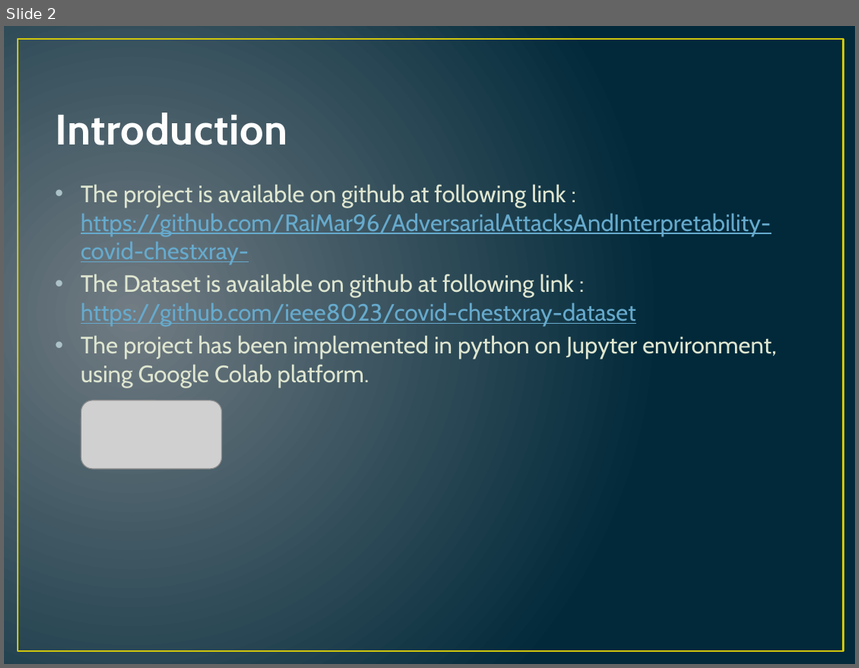
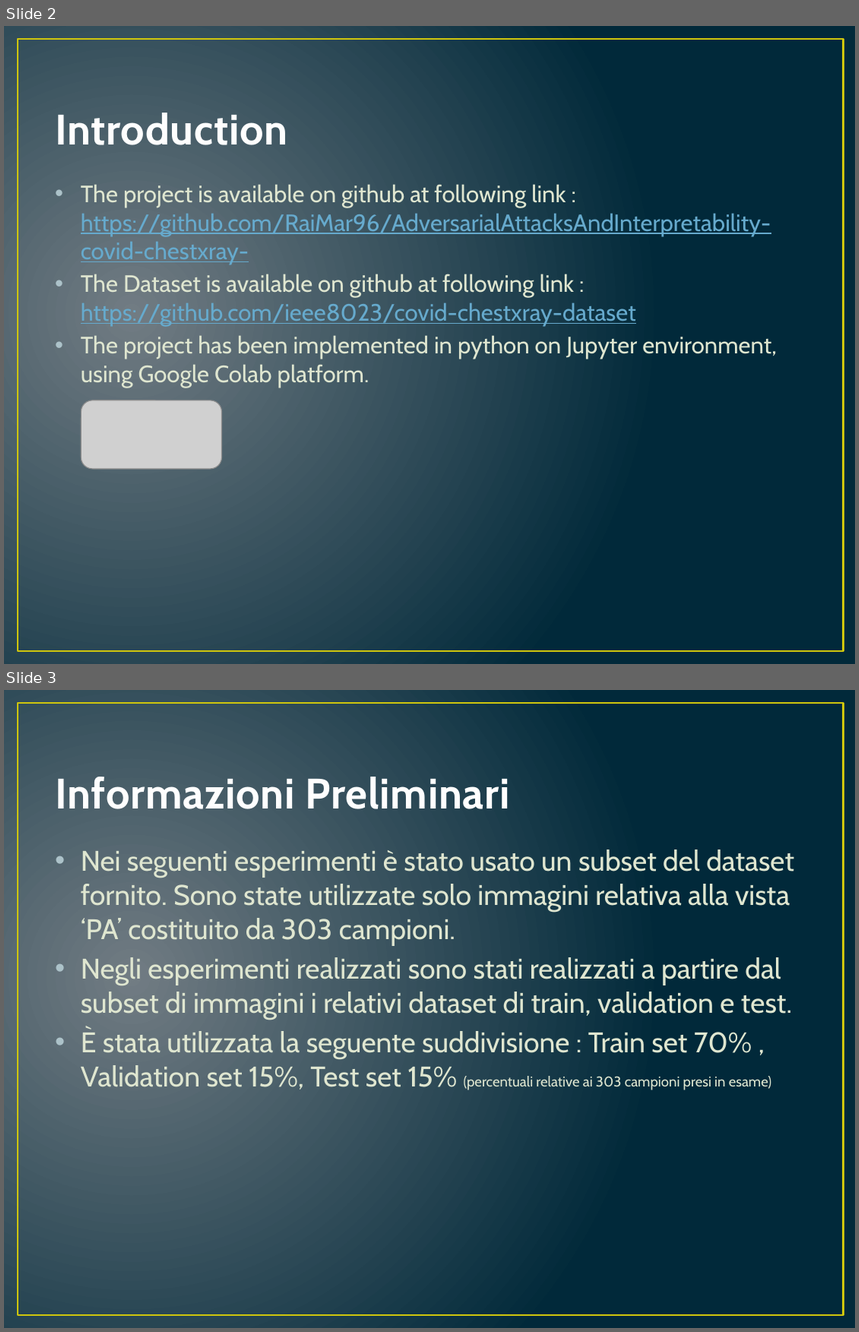
Before and after one commit to RaiMar96/AdversarialAttacksAndInterpretability-covid-chestxray-, a slide deck: docs/ProjectOverview.pptx. Shown one above the other, each under a label of ours: slide 2 before the commit, slides 2 and 3 after it. The pictures are 859x668 and 859x1332 pixels, drawn with LibreOffice and Linux fonts; fonts in the diff are those of the drawing; grey boxes stand for pictures. Boxes give left, top, right and bottom in pixels: in the first picture for what was removed or moved away, otherwise in the second. Text is boxed around its words. In the diff, an @@ line names an element or a change of style, - is before the commit and + after.

```diff
--- a/docs/ProjectOverview.pptx
+++ b/docs/ProjectOverview.pptx
@@ slide 3 added at (x1=4, y1=690, x2=855, y2=1328), background gradient #717C84 to #01293A; not listed: 1 template element that a slide beside it also shows @@
@@ title added at (x1=55, y1=777, x2=510, y2=809), 36 pt, text #FEFEFE, bold @@
+Informazioni Preliminari
@@ text added at (x1=81, y1=850, x2=794, y2=1091), 24 pt, text #DFE6D0 @@
+• Nei seguenti esperimenti è stato usato un subset del dataset fornito. Sono state utilizzate solo immagini relativa alla vista ‘PA’ costituito da 303 campioni.
+• Negli esperimenti realizzati sono stati realizzati a partire dal subset di immagini i relativi dataset di train, validation e test.
+• È stata utilizzata la seguente suddivisione : Train set 70% , Validation set 15%, Test set 15% (percentuali relative ai 303 campioni presi in esame)
```
Also in this commit, not shown: 1 other file.
